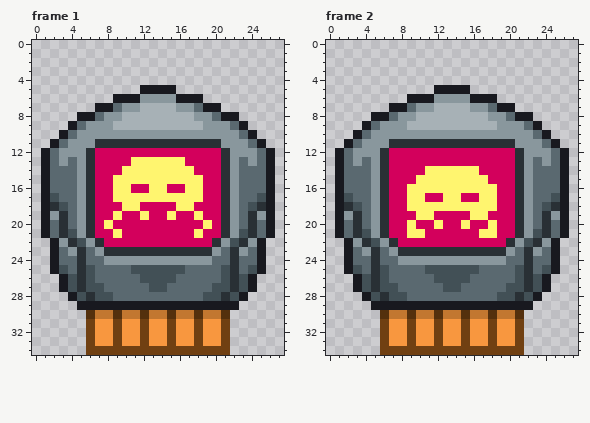
A animated GIF sprite gets an edit: textures/scenes/cartridges/cartridge_transistor_out.gif. Above, as it was before the edit.
The file is 28x35 pixels, 2 frames. Shown: frame 1, frame 2.
And afterwards:
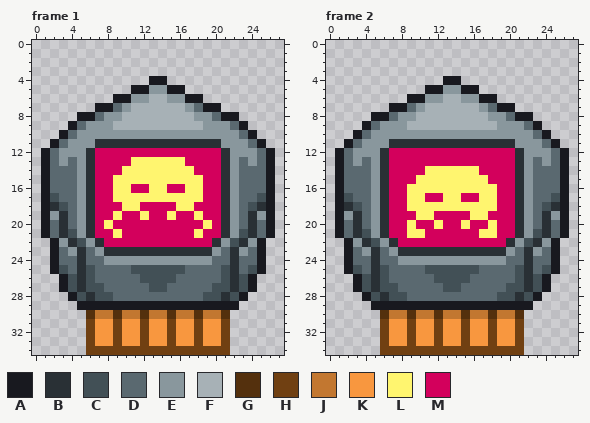
Palette (. is transparent): A #18191f  B #293035  C #425056  D #5a6970  E #89979d  F #a7b1b6  G #54300d  H #704012  J #c27730  K #f8973f  L #fff56f  M #d3005c
Log entry: added 1 extra cartridge and fixed a previous one
The exact change:
Frame 1:
y 4: x 13..14 .. -> AA
y 5: x 11 . -> A; x 13..14 AA -> EE; x 16 . -> A
y 6: x 11 A -> E; x 13..14 EE -> FF; x 16 A -> E
y 7: x 11 E -> F; x 16 E -> F
Frame 2: the same change as frame 1
Changed places in both pictures, as pixel boxes (x1, y1, x2, y2):
changed: (131, 76, 185, 112)
changed: (425, 76, 479, 112)
